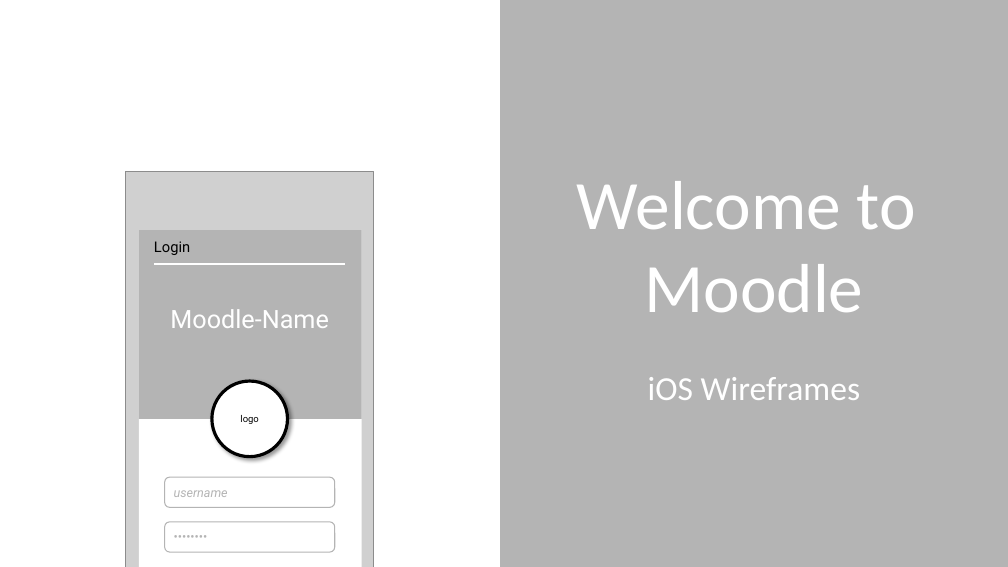
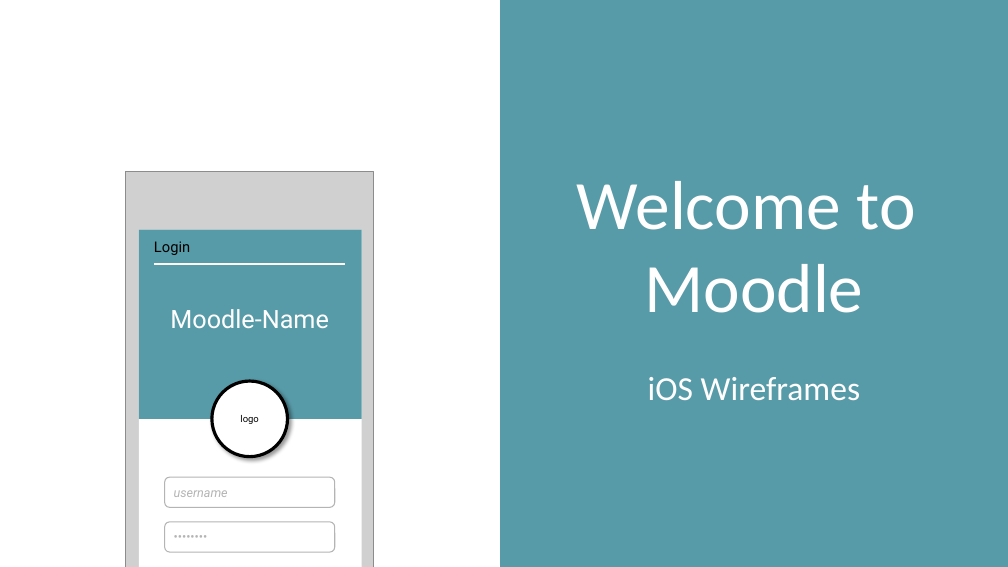
Before and after one commit to Moodle-teamCSUSM/Mobile, a slide deck: slide 1 of design/Application_WireFrame_Detail.pptx. Drawn at 1008x567 pixels with LibreOffice and Linux fonts; fonts in the diff are those of the drawing; grey boxes stand for pictures. Boxes give left, top, right and bottom in pixels: in the first picture for what was removed or moved away, otherwise in the second. Text is boxed around its words. In the diff, an @@ line names an element or a change of style, - is before the commit and + after.

Commit message:
Updated Wireframes
You can now just change the theme color to try different shades on the entire presentation

```diff
--- a/design/Application_WireFrame_Detail.pptx
+++ b/design/Application_WireFrame_Detail.pptx
@@ rectangle "Welcome to" at [501,0,1008,567]: fill #B4B4B4 to #589BA8 @@
@@ rectangle at [139,230,362,419]: fill #B4B4B4 to #589BA8 @@
```
Also in this commit, not shown: 5 other slides changed.
